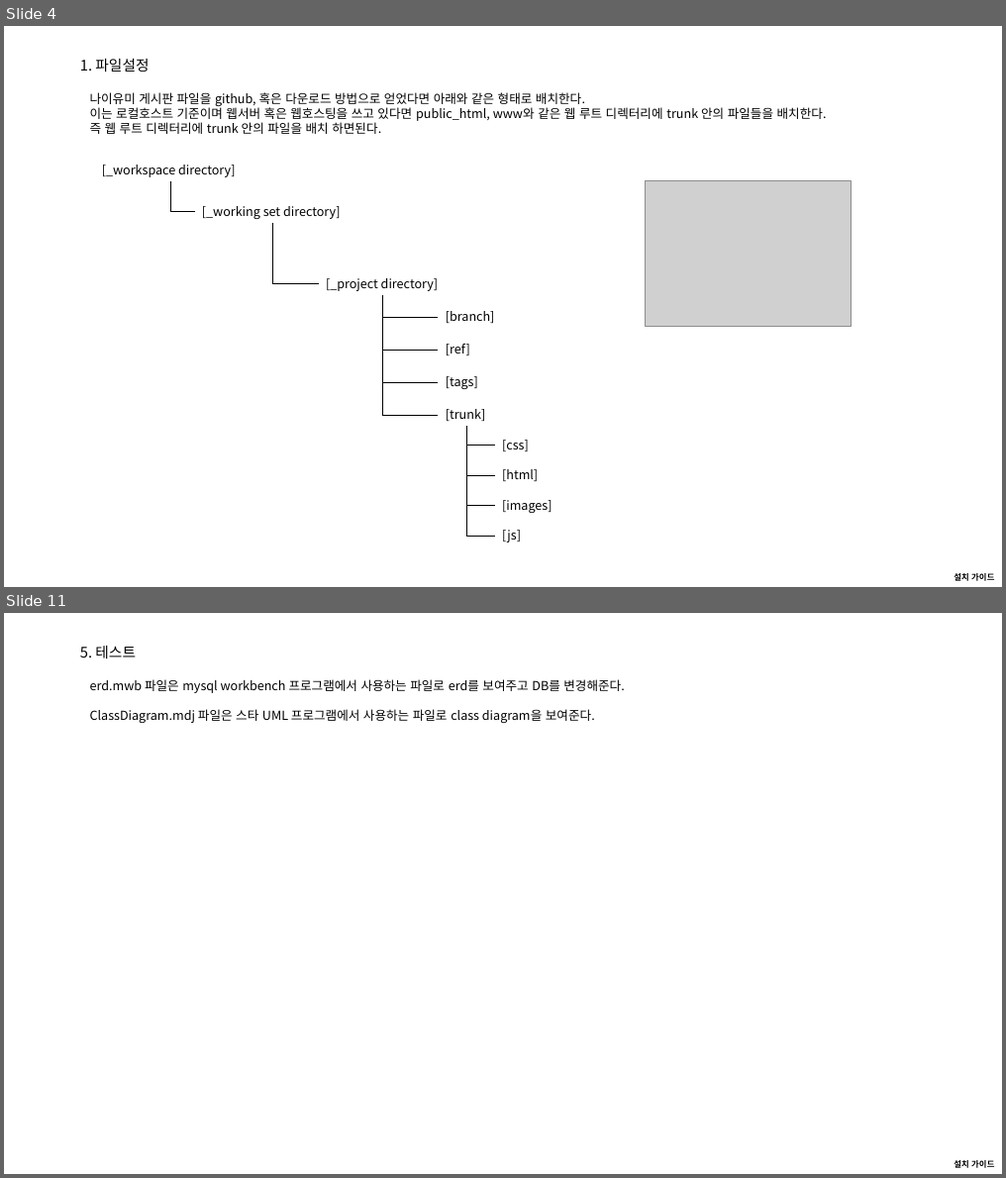
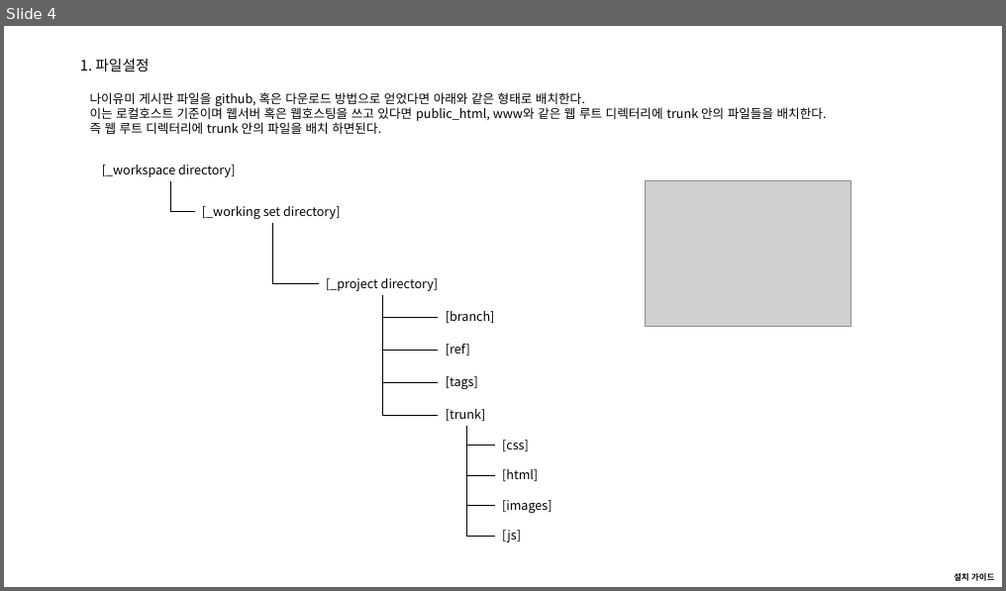
Before and after one commit to naiyumie/nboard, a slide deck: ref/00.architect/04. install guide(설치 가이드).pptx. Shown one above the other, each under a label of ours: slides 4 and 11 before the commit, slide 4 after it; the slides between them are not shown. The pictures are 1006x1178 and 1006x591 pixels, drawn with LibreOffice and Linux fonts; fonts in the diff are those of the drawing; grey boxes stand for pictures. Boxes give left, top, right and bottom in pixels: in the first picture for what was removed or moved away, otherwise in the second. Text is boxed around its words. In the diff, an @@ line names an element or a change of style, - is before the commit and + after.

```diff
--- a/ref/00.architect/04. install guide(설치 가이드).pptx
+++ b/ref/00.architect/04. install guide(설치 가이드).pptx
@@ slide 11 removed at [4, 613, 1002, 1174], background #FFFFFF; not listed: 1 template element that a slide beside it also shows @@
@@ title removed at [80, 646, 136, 659] @@
-5. 테스트
@@ text removed at [90, 679, 624, 723] @@
-erd.mwb 파일은 mysql workbench 프로그램에서 사용하는 파일로 erd를 보여주고 DB를 변경해준다.
-ClassDiagram.mdj 파일은 스타 UML 프로그램에서 사용하는 파일로 class diagram을 보여준다.
```
Also in this commit, not shown: 7 slides changed, 6 slides added, 4 other files.
